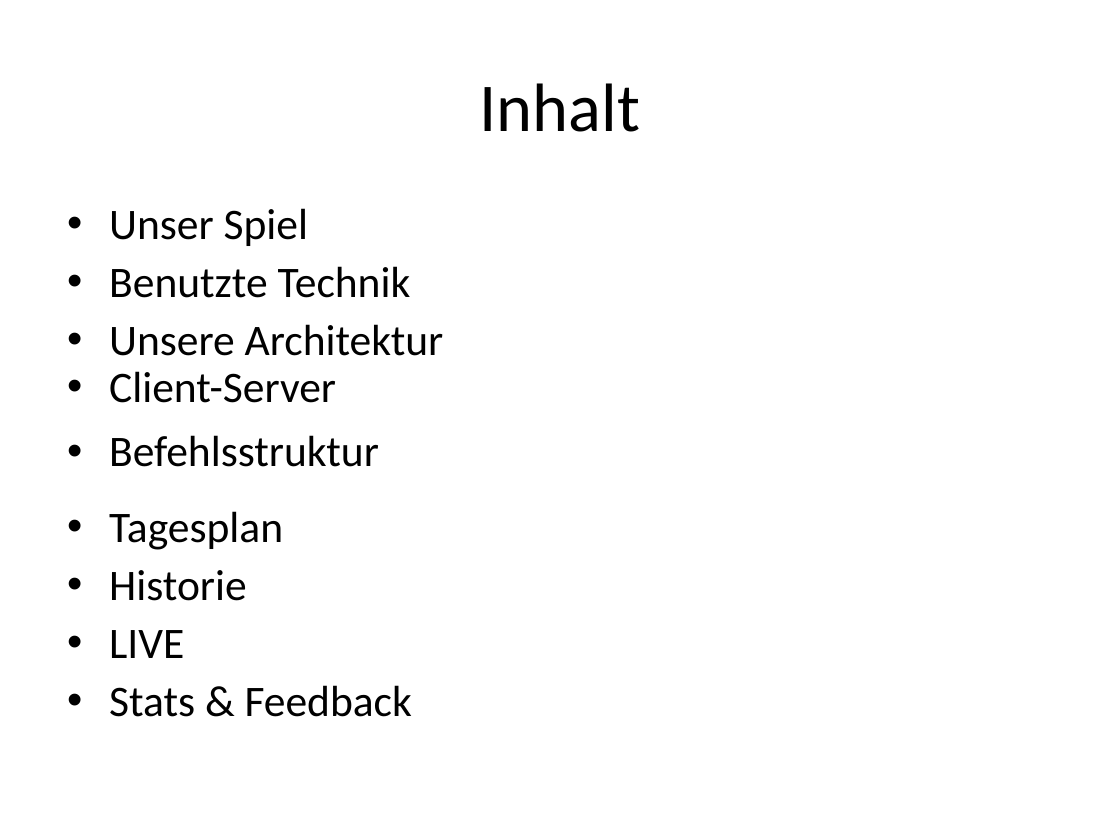
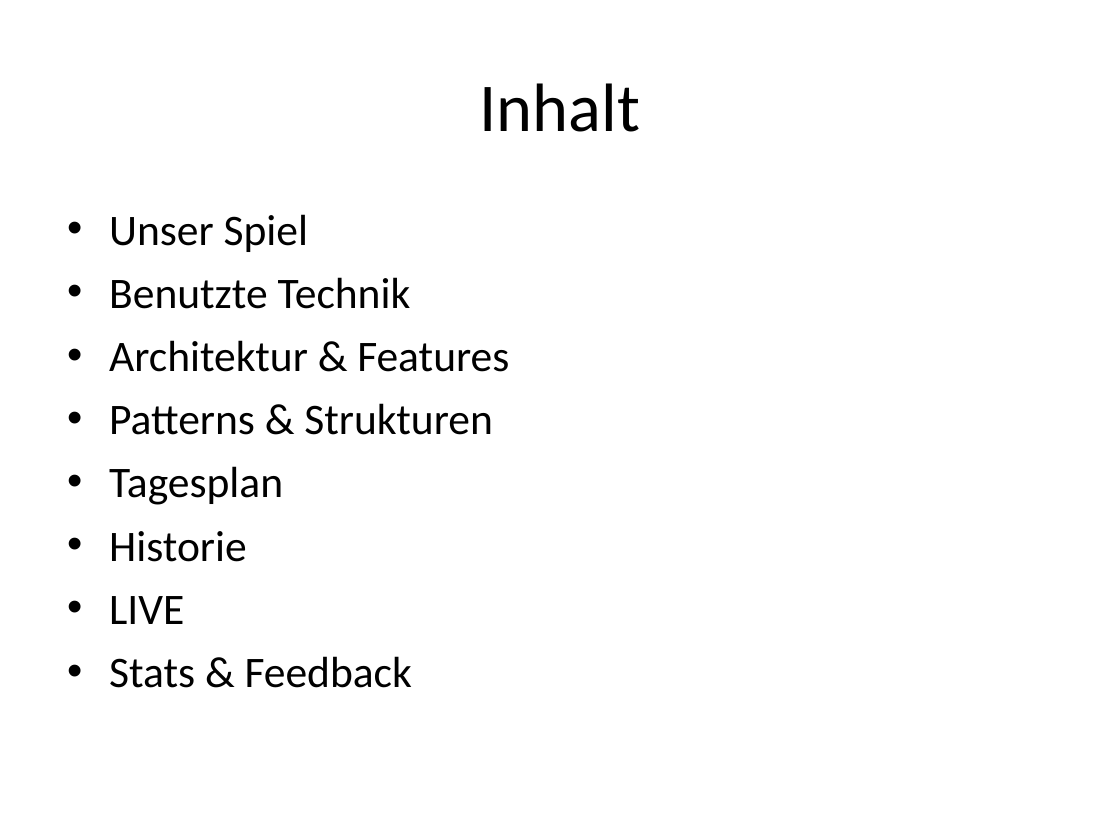
Before and after one commit to FlaShG/SEP12, a slide deck: slide 2 of vortraege/Präsentation_01.odp. Drawn at 1120x840 pixels with LibreOffice and Linux fonts; fonts in the diff are those of the drawing. Boxes give left, top, right and bottom in pixels: in the first picture for what was removed or moved away, otherwise in the second. Text is boxed around its words. In the diff, an @@ line names an element or a change of style, - is before the commit and + after.

```diff
--- a/vortraege/Präsentation_01.odp
+++ b/vortraege/Präsentation_01.odp
@@ text at <box>109,214,412,688</box>: line spacing 0.9 to 1 @@
@@ text at <box>109,340,509,435</box>: text changed @@
-• Unsere Architektur
-  • Client-Server
-  • Befehlsstruktur
+• Architektur & Features
+• Patterns & Strukturen
```
Also in this commit, not shown: 1 other slide changed, 9 slides added, 1 other file.
